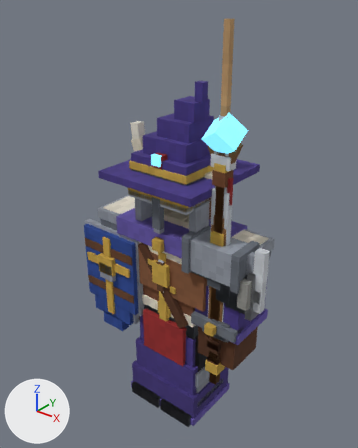
The glTF model assets/equipment/hobgoblin_equipment.glb: old version first, new version second.
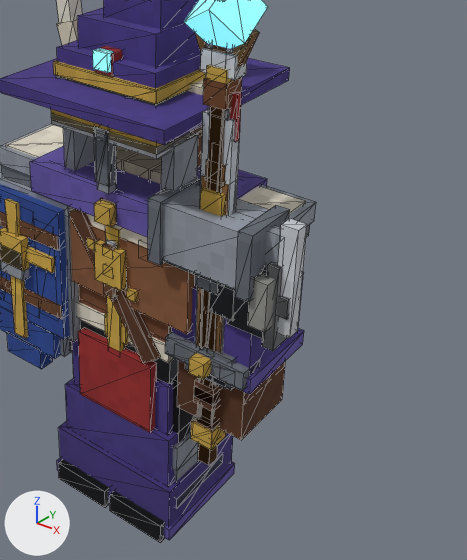
Old and new are each drawn whole from a camera (50 mm lens) standing at (1.77, -2.23, 2.78) and looking at (-0.03, 0.02, 1.38) and again close up on the part from 28% to 100% of the width and 28% to 98% of the height. Arrows for +X, +Y and +Z are at lower left; the lights stay in place. The older version's two pictures come first. The close-ups show mesh edges as thin lines. Where no turn or scale is listed for an object, it has been applied to the vertices.

The scene before the commit, as lines of its bpy script (objects in view):
```python
ob_handl__houe = bpy.data.objects.new('HandL__houe', me_handl__houe_mesh)
ob_handl__houe.location = (0.402, -0.145, 0.732)
ob_handl__sword_iron = bpy.data.objects.new('HandL__sword_iron', me_handl__sword_iron_mesh)
ob_handl__sword_iron.location = (0.402, -0.145, 0.732)
ob_head__mage_hat = bpy.data.objects.new('Head__mage_hat', me_head__mage_hat_mesh)
ob_head__mage_hat.location = (0.0, 0.0, 1.595)
# also in view: 'ArmL__mage_robe' at (0.4, 0.0, 1.08); 'HandL__sword_wood' at (0.4, -0.14, 1.09); 'ArmL__leather_bracers' at (0.4, 0.0, 0.77); 'Head__horned_helmet' at (0.0, 0.0, 1.73); 'HandL__axe' at (0.48, -0.14, 1.01)
```
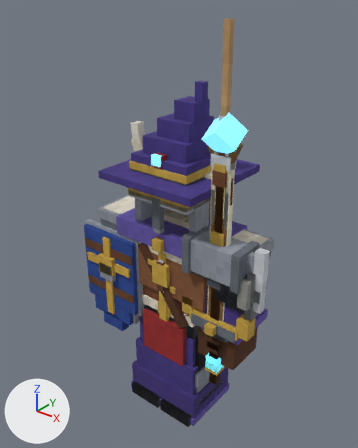
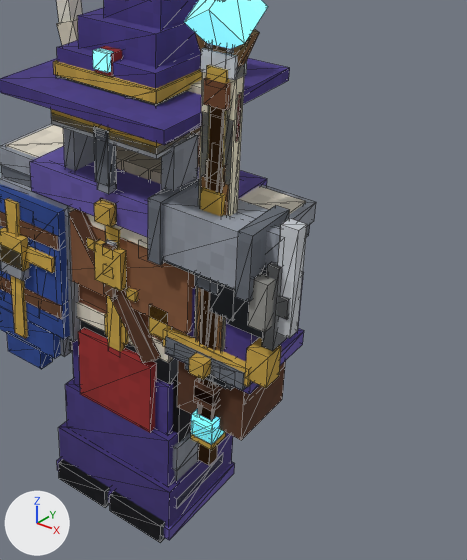
Changed parts and their boxes (x1, y1, x2, y2) in the close-ups (467 x 560 px):
'HandL__lame_aube', added: after (149, 48, 281, 444)
    faces in mat_mat_d8b04a: (149, 304, 281, 388)
    faces in mat_mat_f4ecd0: (194, 48, 245, 350)
    faces in mat_glow_6ad8ff: (191, 409, 225, 444)
    faces in mat_mat_ffe8a0: (207, 106, 227, 193)

Edits to the bpy script that builds the scene:
```text
Add mat_mat_f4ecd0:
    mat_mat_f4ecd0 = bpy.data.materials.new('mat_f4ecd0')
    # colours: pale yellow #f4ecd0
    # uses the picture img_voxel_grain_png
Add mat_mat_5a3a24:
    mat_mat_5a3a24 = bpy.data.materials.new('mat_5a3a24')
    # colours: brown #5a3a24
    # uses the picture img_voxel_grain_png
Add mat_mat_ffe8a0:
    mat_mat_ffe8a0 = bpy.data.materials.new('mat_ffe8a0')
    # colours: yellow #ffe8a0
    # uses the picture img_voxel_grain_png
Add mat_glow_6ad8ff:
    mat_glow_6ad8ff = bpy.data.materials.new('glow_6ad8ff')
    # colours: cyan #6ad8ff
    # uses the picture img_voxel_grain_png
Add me_handl__lame_aube_mesh:
    me_handl__lame_aube_mesh.from_pydata(...)  # a box spanning x -0.03..0.03, y -0.03..0.03, z -0.1..0.15, material slot 0; a box spanning x -0.045..0.045, y -0.045..0.045, z -0.175..-0.085, material slot 1; a box spanning x -0.175..0.175, y -0.045..0.045, z 0.145..0.215, material slot 2; a box spanning x -0.24..-0.16, y -0.04..0.04, z 0.17..0.29, material slot 2; a box spanning x 0.16..0.24, y -0.04..0.04, z 0.17..0.29, material slot 2; a box spanning x -0.06..0.06, y -0.02..0.02, z 0.225..1.225, material slot 3; a box spanning x -0.04..0.04, y -0.02..0.02, z 1.22..1.32, material slot 3; a box spanning x -0.03..0.03, y -0.022..0.022, z 0.225..1.225, material slot 4
    me_handl__lame_aube_mesh.materials.append(mat_mat_5a3a24)
    me_handl__lame_aube_mesh.materials.append(mat_glow_6ad8ff)
    me_handl__lame_aube_mesh.materials.append(mat_mat_d8b04a)
    me_handl__lame_aube_mesh.materials.append(mat_mat_f4ecd0)
    me_handl__lame_aube_mesh.materials.append(mat_mat_ffe8a0)
Add ob_handl__lame_aube:
    ob_handl__lame_aube = bpy.data.objects.new('HandL__lame_aube', me_handl__lame_aube_mesh)
    ob_handl__lame_aube.location = (0.402, -0.145, 0.732)
```
